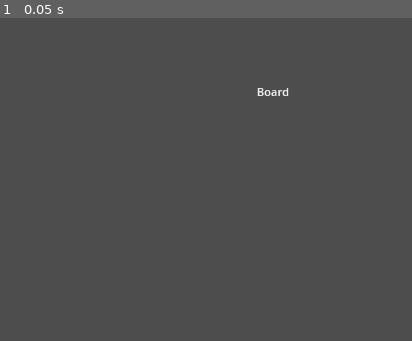
Above: before the commit, frame 1.
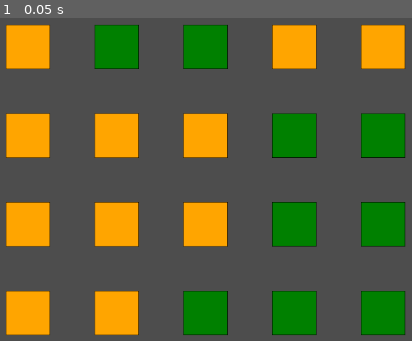
Above: after the commit, the same moment.

Repository: gturri/godot-coda
Game: Godot game, scene res://board.tscn
The game is run twice, just before and just after one commit, with the same random seed, the same clock (stepped at 60 frames per second) and the same inputs. This scene is started directly instead of the project's main scene.
Inputs:
- Up to frame 1 (0.05 s): no input

The runs differ from the first frame. In frame 1, 30% of the frame differs, in the area x 1-99%, y 2-99%.

Commit message:
server send cards on the table to the client

Diff:
--- a/available_tiles.gd
+++ b/available_tiles.gd
@@ -4,14 +4,36 @@
 const sourceId := 0
 @export var maxValue := 11
 @export var cardsPerRow := 5
+var cards: Array[Card] = []
 
 func _ready():
-	var cards: Array[Card] = []
+	if not multiplayer.is_server():
+		print("We're not the server, we don't create the deck")
+		return
+
+	initialize_cards()
+	print_cards.rpc(serialize_deck())
+
+func initialize_cards() -> void:
 	for v in maxValue:
 		for c in nbColors:
 			cards.append(Card.new(c, v))
 	cards.shuffle()
 
+func serialize_deck() -> String:
+	# a bit ugly but this rely on the knowledge that this char is not in the serialized card
+	return "|".join(cards.map(func (c: Card): return c.serialize()))
+
+func deserialize_deck(serializedCards: String) -> Array[Card]:
+	var result: Array[Card] = []
+	for serializedCard in serializedCards.split("|"):
+		result.append(Card.deserialize(serializedCard))
+	return result
+
+@rpc("authority", "call_local", "reliable")
+func print_cards(cardsSeralized: String) -> void:
+	print("received cards to print")
+	var cards = deserialize_deck(cardsSeralized)
 	for i in cards.size():
 		set_cell(0, cardId_to_cellPos(i), sourceId, card_to_tile(cards[i]))
 
@@ -19,4 +41,5 @@
 	return 2*Vector2i(id%cardsPerRow, id / cardsPerRow)
 
 func card_to_tile(card: Card) -> Vector2i:
+#	return Vector2i(card.value, 2*card.color) # for manual debug: display the card values
 	return Vector2i(card.value, 2*card.color + 1)
--- a/board.tscn
+++ b/board.tscn
@@ -1,10 +1,8 @@
-[gd_scene format=3 uid="uid://cnekhgng88e36"]
+[gd_scene load_steps=2 format=3 uid="uid://cnekhgng88e36"]
+
+[ext_resource type="PackedScene" uid="uid://dcf5xakj75jbd" path="res://available_tiles.tscn" id="1_lhp38"]
 
 [node name="Board" type="Node2D"]
 
-[node name="Label" type="Label" parent="."]
-offset_left = 578.0
-offset_top = 229.0
-offset_right = 625.0
-offset_bottom = 252.0
-text = "Board"
+[node name="AvailableTiles" parent="." instance=ExtResource("1_lhp38")]
+position = Vector2(216, 144)
--- a/scripts/Card.gd
+++ b/scripts/Card.gd
@@ -4,9 +4,9 @@
 var value : int
 var isVisible := false
 
-func _init(color, value):
-	self.color = color
-	self.value = value
+func _init(color_p, value_p):
+	self.color = color_p
+	self.value = value_p
 
 static func compare(a: Card, b: Card) -> bool:
 	if a.value < b.value:
@@ -14,3 +14,12 @@
 	if a.value > b.value:
 		return false
 	return a.color == 0
+
+func serialize() -> String:
+	return str(color) + "," + str(value) + "," + str(isVisible)
+
+static func deserialize(data: String) -> Card:
+	var splits := data.split(",")
+	var card = Card.new(int(splits[0]), int(splits[1]))
+	card.isVisible = (splits[2] == "true")
+	return card
